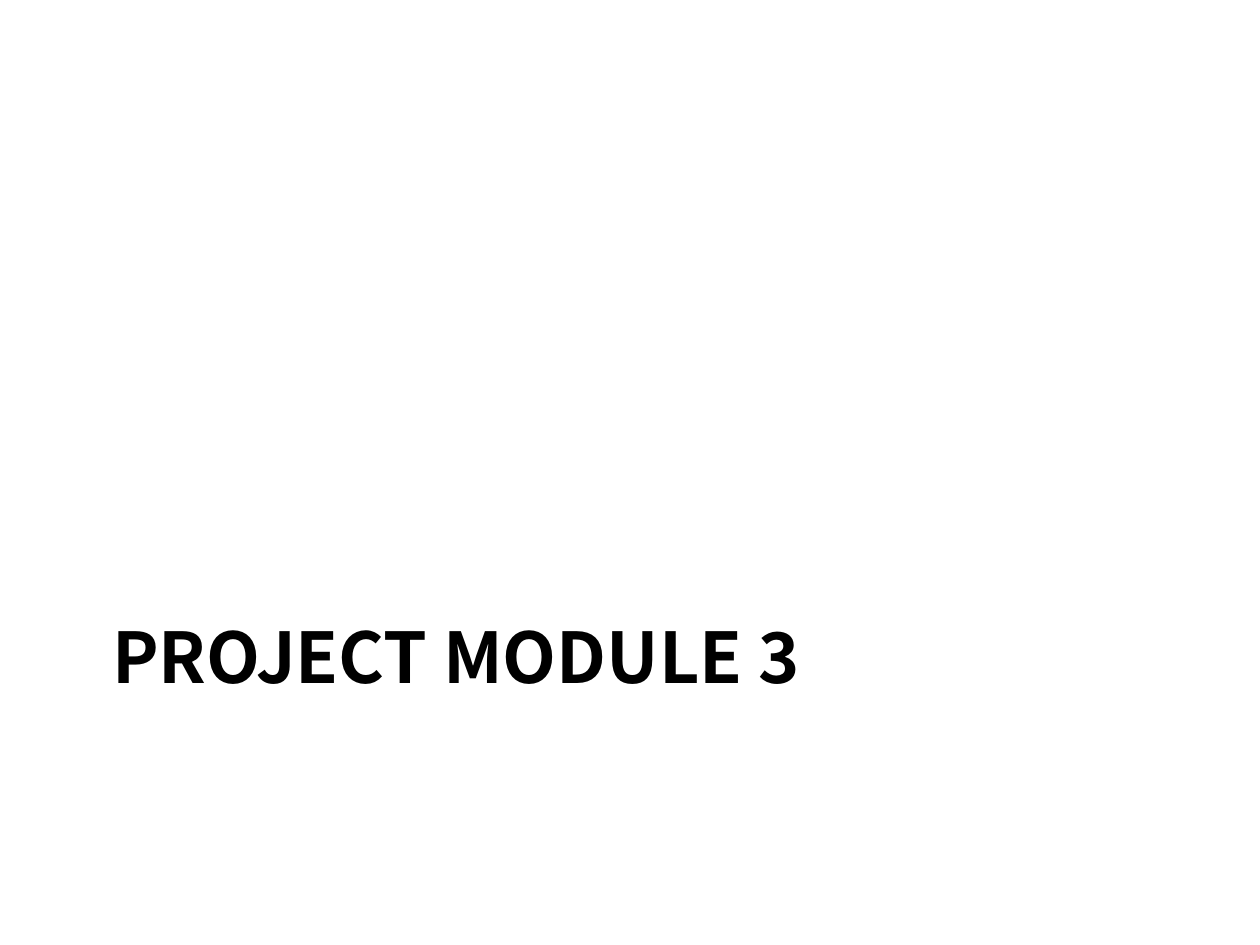
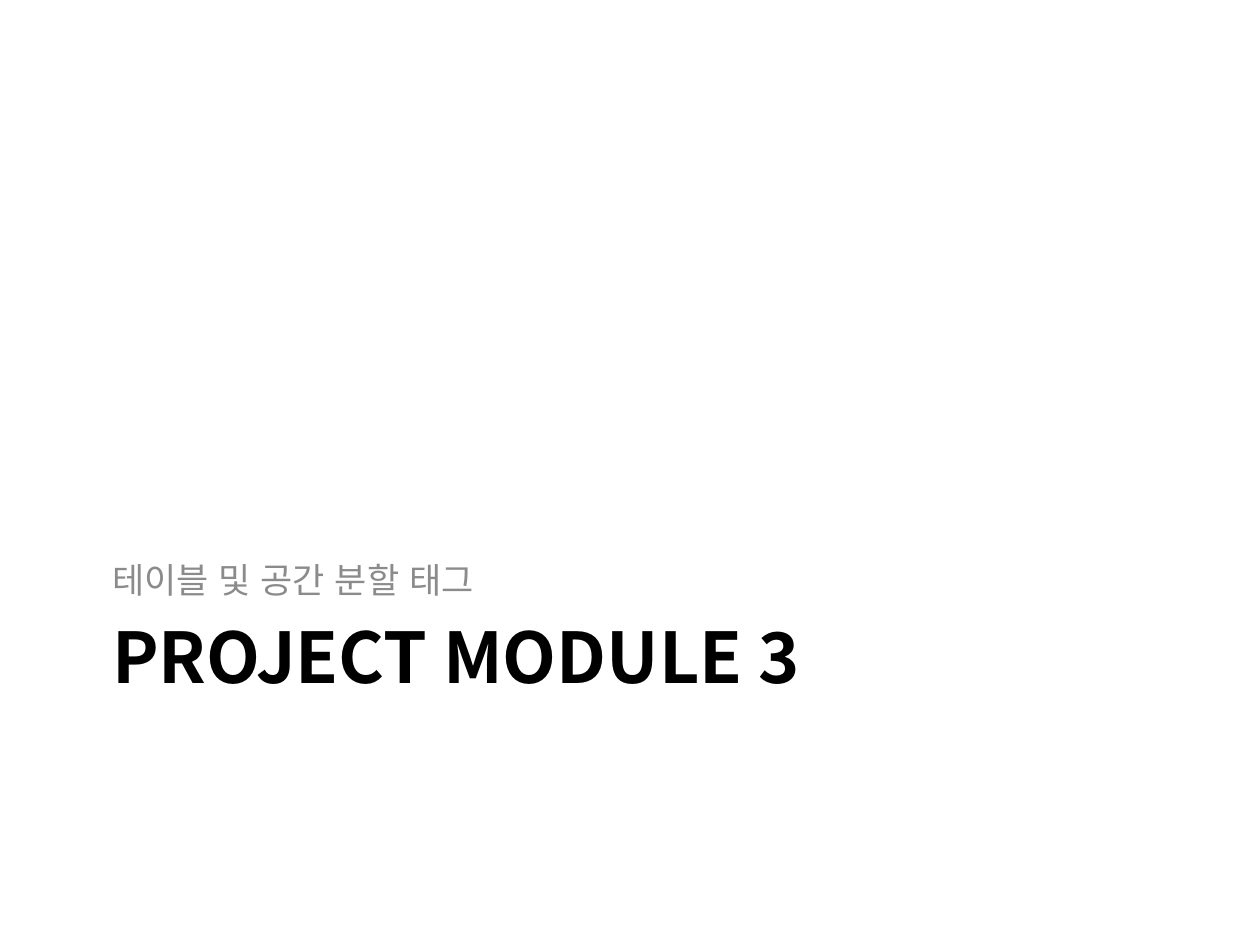
Before and after one commit to kdkcom1234/git2021, a slide deck: slide 20 of 1-html-css/01. HTML5 개요 및 레이아웃.pptx. Drawn at 1260x945 pixels with LibreOffice and Linux fonts; fonts in the diff are those of the drawing. Boxes give left, top, right and bottom in pixels: in the first picture for what was removed or moved away, otherwise in the second. Text is boxed around its words. In the diff, an @@ line names an element or a change of style, - is before the commit and + after.

```diff
--- a/1-html-css/01. HTML5 개요 및 레이아웃.pptx
+++ b/1-html-css/01. HTML5 개요 및 레이아웃.pptx
@@ text added at <box>112,564,473,596</box>, 20 pt, text #8C8C8C @@
+테이블 및 공간 분할 태그
```
Also in this commit, not shown: 3 other slides changed, 26 other files.
